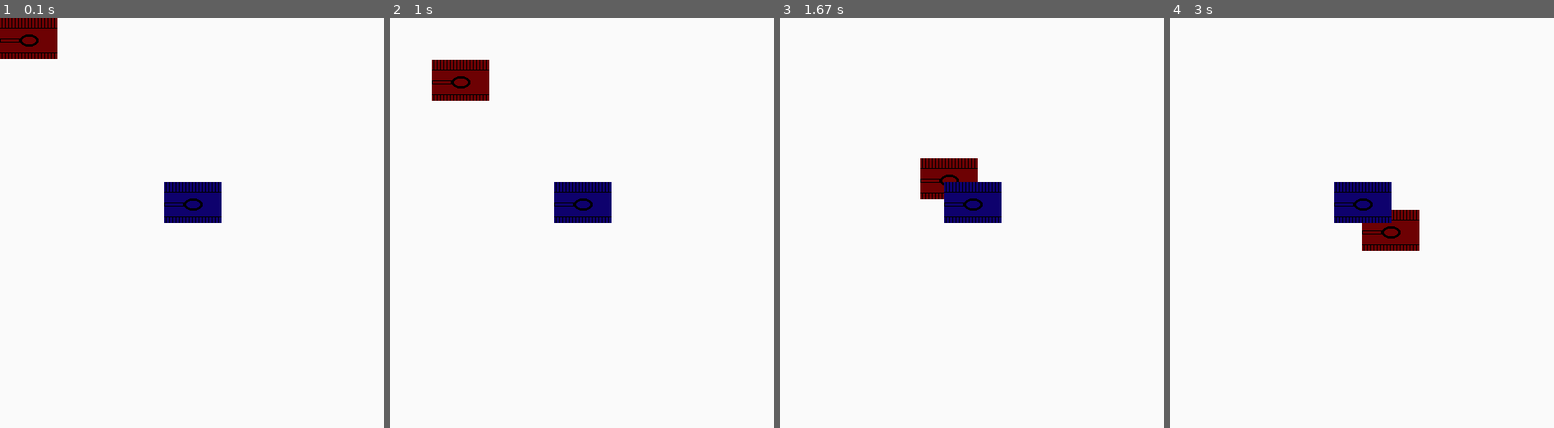
Above: before the commit, frames 1-4 (left to right).
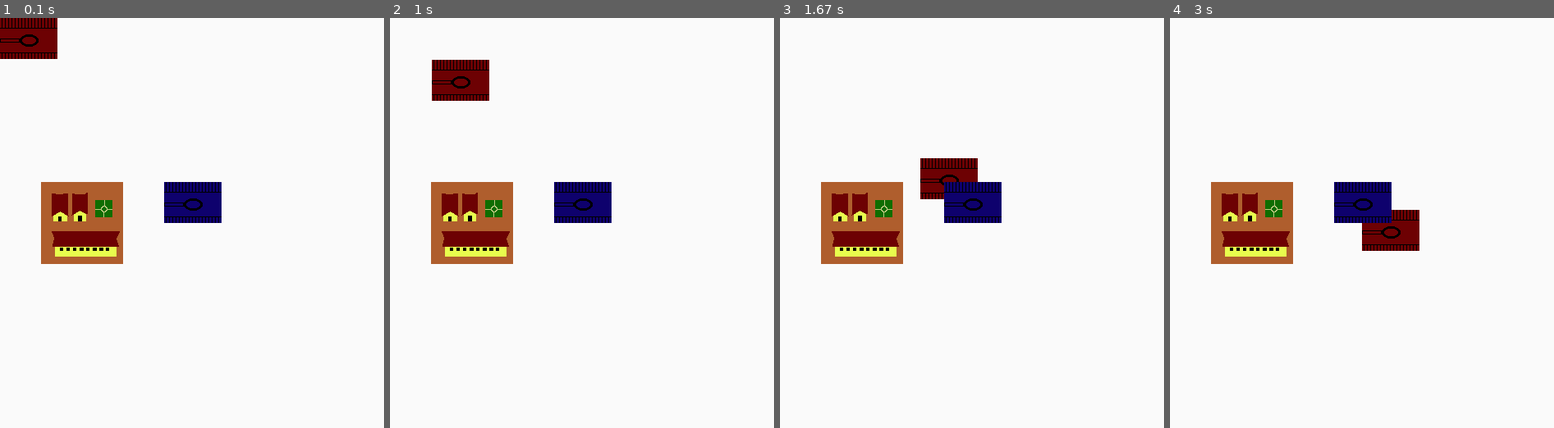
Above: after the commit, the same moments.

Repository: gamesketches/strataGem
Game: pygame game, started from main.py
Two runs of this game, one before a commit and one after it. Both use one fixed random seed, a clock stepped at 60 frames per second and the inputs below. The source is Python 2; it was converted automatically to run under Python 3.
Inputs (mouse positions are in pixels of both pictures, inside the frame that each line leads up to):
- Up to frame 1 (0.1 s): no input
- Up to frame 2 (1 s): click (416, 38) at 0.38 s; click (582, 251) at 0.72 s
- Up to frame 3 (1.67 s): no input
- Up to frame 4 (3 s): no input

The runs differ from the first frame. In frame 1, 4.3% of the frame differs, in the area x 10-33%, y 40-60%; in frame 2, 4.3%; in frame 3, 4.3%; in frame 4, 4.3%.

Commit message:
Created a town graphic and added in code so it can be targeted and killed. Game ends when the town dies

Diff:
--- a/main.py
+++ b/main.py
@@ -49,9 +49,10 @@
 class Town(pygame.sprite.Sprite):
     """towns that get attacked in the game, the big "moral choice" of the game is saving one"""
     def __init__(self):
-        pygame.sprite.Sprite__init__(self)
+        pygame.sprite.Sprite.__init__(self)
         self. hp = 20
         self.image, self.rect = load_image("town.bmp")
+        self.position = Point(self.rect.center[0], self.rect.center[1])
 
     def takeDamage(self, damage, aggressor):
         "Takes damage, ends game when it dies"
@@ -87,7 +88,7 @@
             self.attackTarget()
         elif self.target:
 
-            if type(self.target) is not Tank:
+            if type(self.target) is not Tank and type(self.target) is not Town:
                 if not self.rect.collidepoint(self.target.getTuple()):
                     self.pressForward()
                 else:
@@ -100,7 +101,7 @@
                     self.attacking = True
 
     def pressForward(self):
-        if type(self.target) is Tank:
+        if type(self.target) is Tank or type(self.target) is Town:
             targetPos = self.target.position
         else:
             targetPos = self.target
@@ -163,7 +164,9 @@
     tank = Tank(True)
     enemyTank = Tank(False)
     enemyTank.rect = enemyTank.rect.move(200,200)
-    allsprites = pygame.sprite.Group(tank, enemyTank)
+    town = Town()
+    town.rect = town.rect.move(50, 200)
+    allsprites = pygame.sprite.Group(tank, enemyTank, town)
     clock = pygame.time.Clock()
 
     curSelected = None
Binary file added: data/town.bmp
